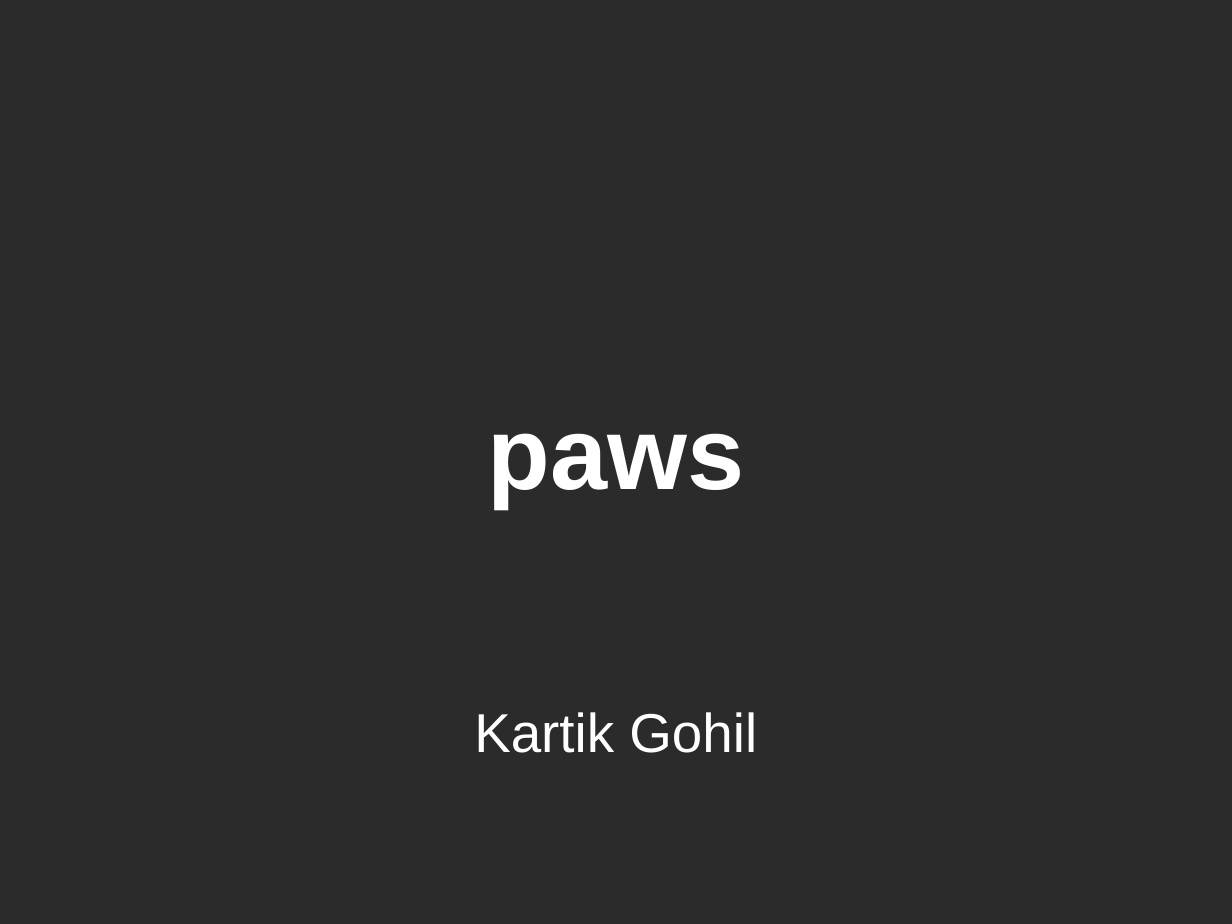
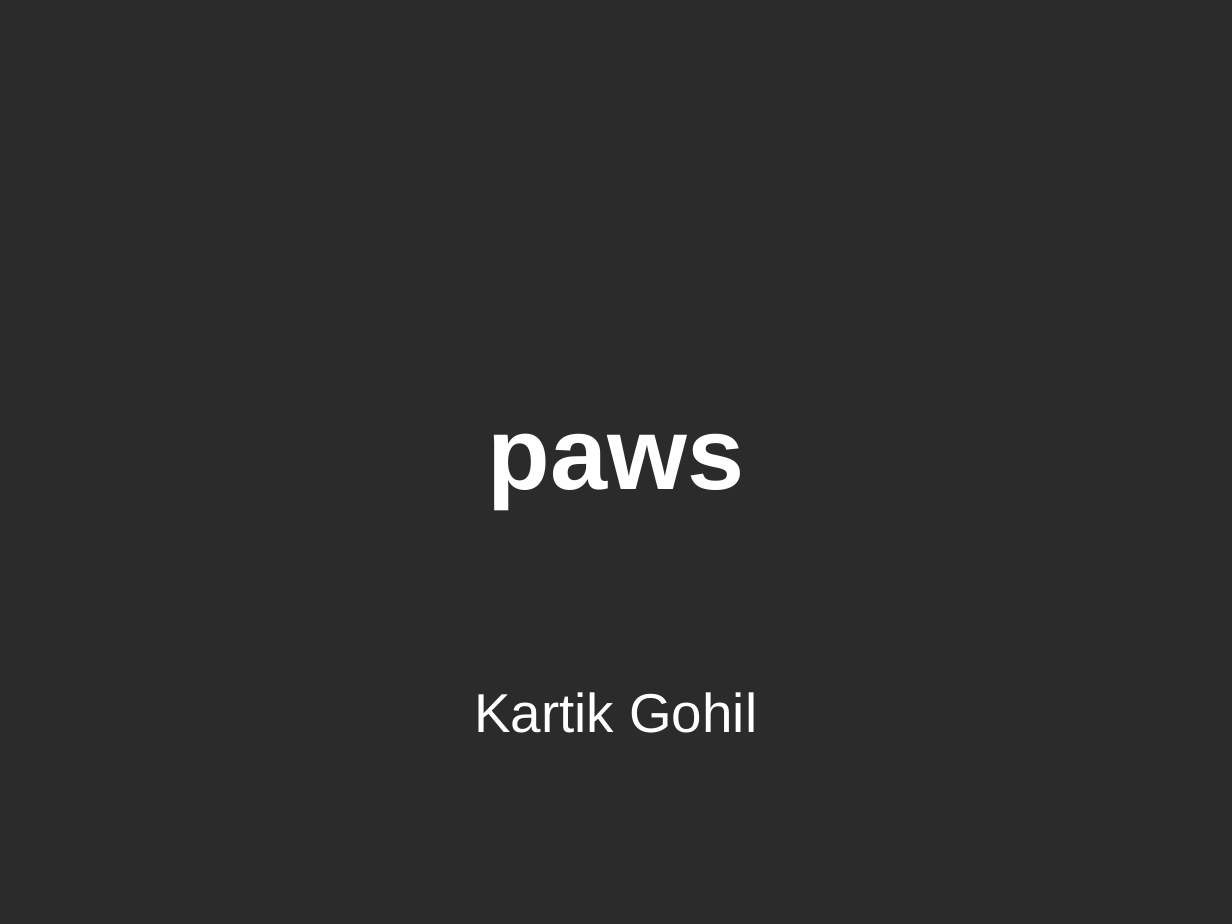
Before and after one commit to kartikg33/imp_fyp_2015, a slide deck: slide 1 of Docs/Presentation/PAWS_presentation.pptx. Drawn at 1232x924 pixels with LibreOffice and Linux fonts; fonts in the diff are those of the drawing; background and template pictures are left out; a plain dark background stands for a picture behind light text. Boxes give left, top, right and bottom in pixels: in the first picture for what was removed or moved away, otherwise in the second. Text is boxed around its words. In the diff, an @@ line names an element or a change of style, - is before the commit and + after.

Commit message:
working on presentation now

```diff
--- a/Docs/Presentation/PAWS_presentation.pptx
+++ b/Docs/Presentation/PAWS_presentation.pptx
@@ subtitle "Kartik Gohil": place and size @@
-subtitle "Kartik Gohil" at [474,712,757,753]
+subtitle "Kartik Gohil" at [474,692,757,733]
```
Also in this commit, not shown: 28 slides added, 1 slide removed.
